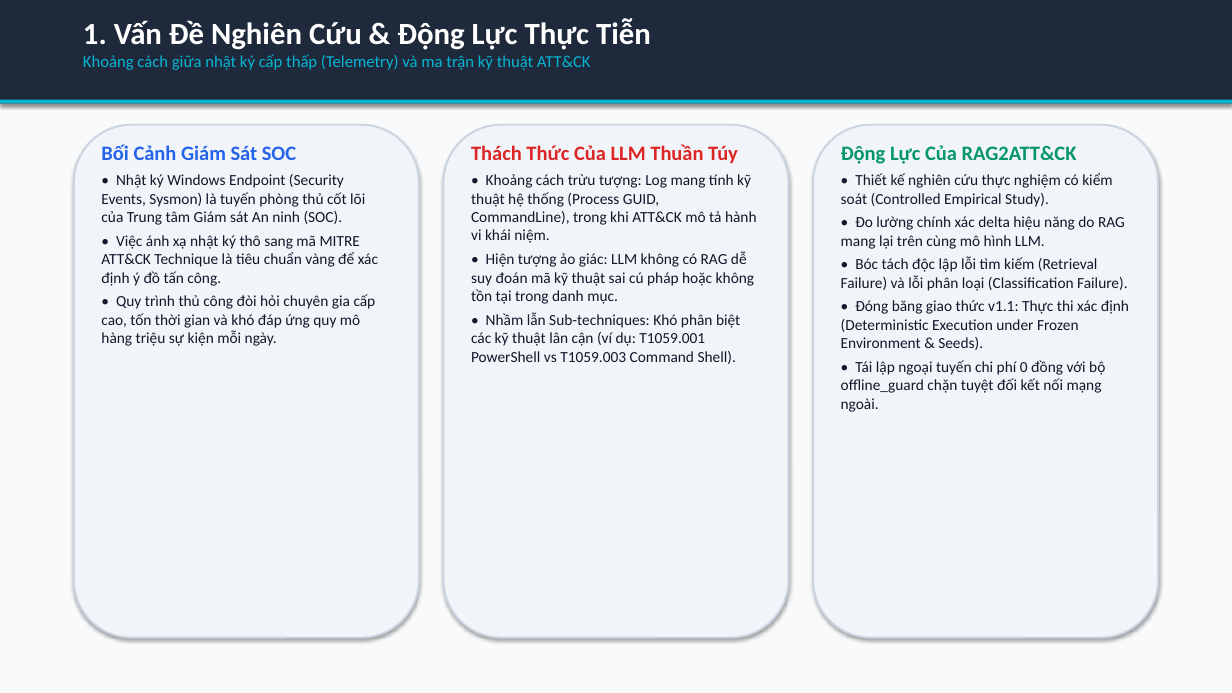
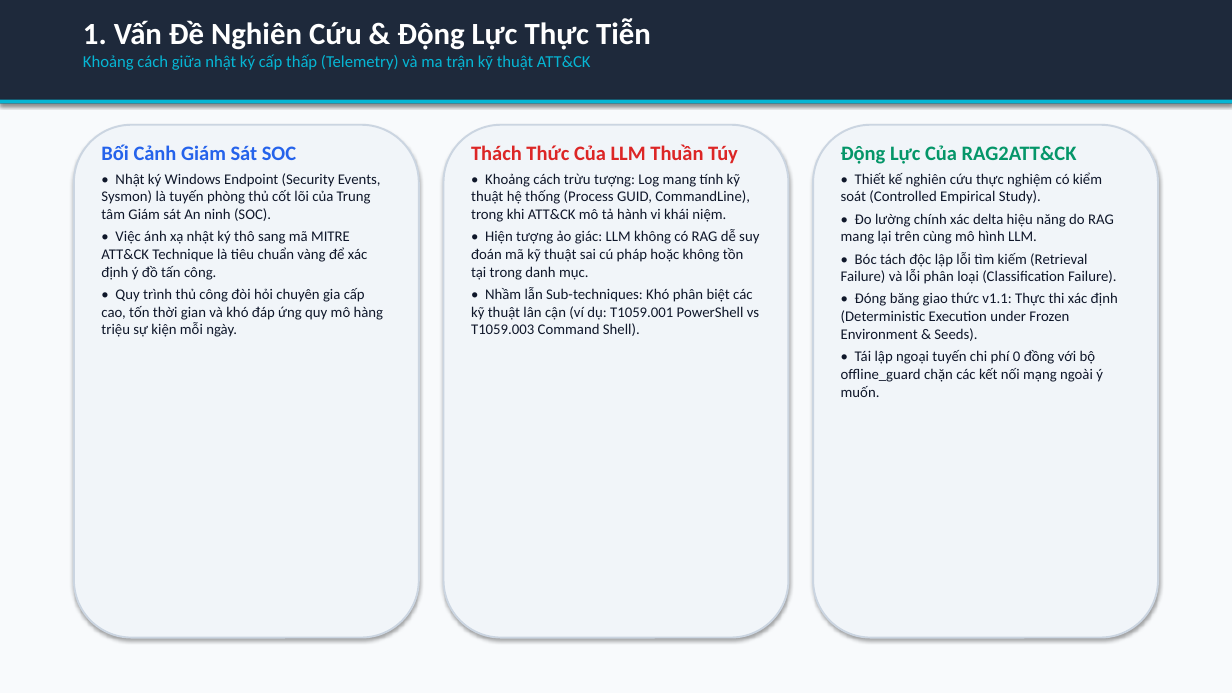
Before and after one commit to habachcp6/RAG2ATTCK, a slide deck: slide 2 of docs/presentation/slides.pptx. Drawn at 1232x693 pixels with LibreOffice and Linux fonts; fonts in the diff are those of the drawing. Boxes give left, top, right and bottom in pixels: in the first picture for what was removed or moved away, otherwise in the second. Text is boxed around its words. In the diff, an @@ line names an element or a change of style, - is before the commit and + after.

Commit message:
fix(presentation): implement CD_FACTUAL_R2 adjustments for cost terminology, guard scope, and protocol labels

```diff
--- a/docs/presentation/slides.pptx
+++ b/docs/presentation/slides.pptx
@@ text at box(101, 173, 384, 337): size 12 to 11.5 pt @@
@@ text at box(471, 173, 759, 336): size 12 to 11.5 pt @@
@@ text at box(841, 172, 1118, 341): size 12 to 11.5 pt in "• Thiết kế nghiên cứu thực nghiệm ...", "• Đo lường chính xác delta hiệu ...", "• Bóc tách độc lập lỗi tìm ...", "• Đóng băng giao thức v1.1: Thực ..." @@
@@ text at box(841, 350, 1103, 397): text changed; size 12 to 11.5 pt @@
-• Tái lập ngoại tuyến chi phí 0 đồng với bộ offline_guard chặn tuyệt đối kết nối mạng ngoài.
+• Tái lập ngoại tuyến chi phí 0 đồng với bộ offline_guard chặn các kết nối mạng ngoài ý muốn.
```
Also in this commit, not shown: 8 other slides changed, 7 other files.
